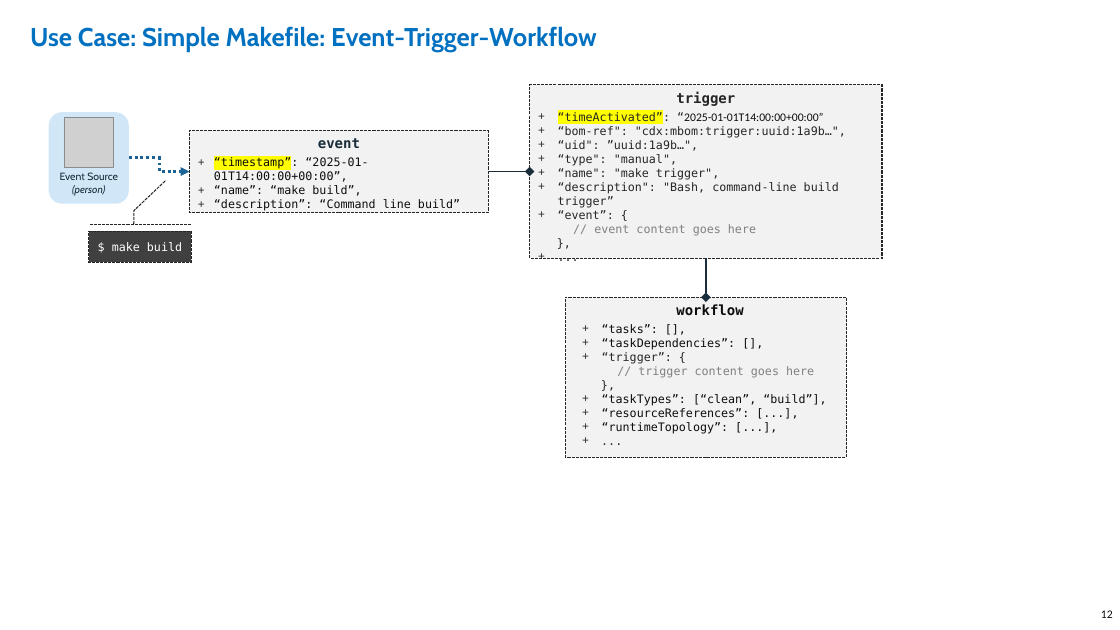
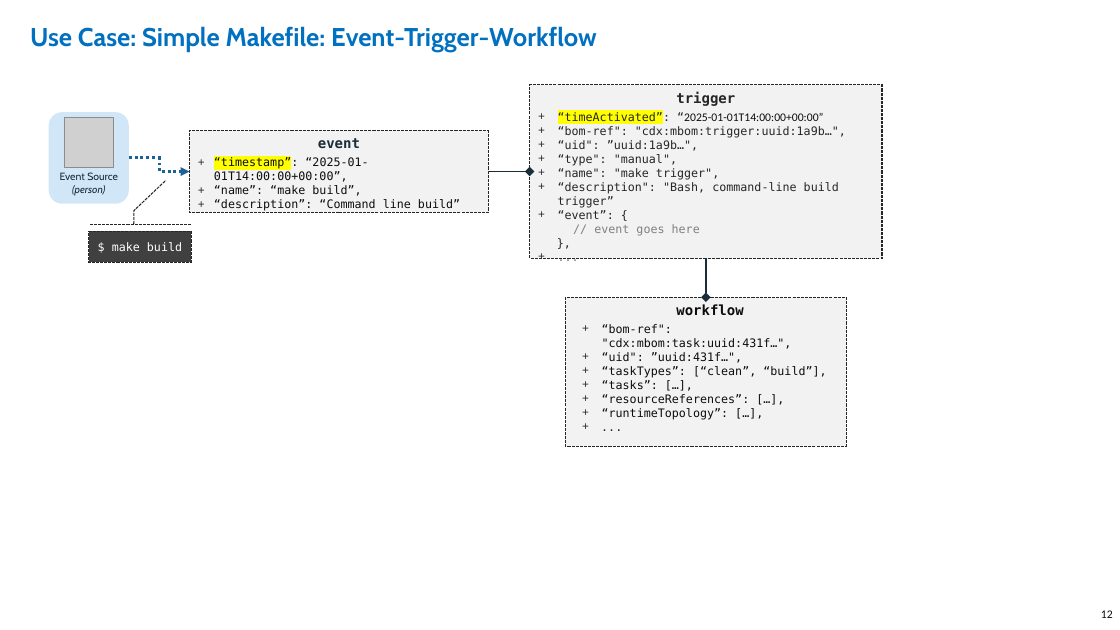
Before and after one commit to CycloneDX/guides, a slide deck: slide 12 of MBOM/en/images/CycloneDX-Formulation-diagrams.pptx. Drawn at 1120x630 pixels with LibreOffice and Linux fonts; fonts in the diff are those of the drawing; grey boxes stand for pictures. Boxes give left, top, right and bottom in pixels: in the first picture for what was removed or moved away, otherwise in the second. Text is boxed around its words. In the diff, an @@ line names an element or a change of style, - is before the commit and + after.

Commit message:
Initial contributions for MBOM guide

```diff
--- a/MBOM/en/images/CycloneDX-Formulation-diagrams.pptx
+++ b/MBOM/en/images/CycloneDX-Formulation-diagrams.pptx
@@ rectangle "trigger" at <box>530,85,882,258</box>: text colour #262626 to #808080 in "..." @@
@@ text in rectangle at <box>594,224,700,236</box>: text changed @@
-  // event content goes here
+  // event goes here
@@ rectangle "workflow": place and size @@
-rectangle "workflow" at <box>565,297,846,457</box>
+rectangle "workflow" at <box>565,297,846,446</box>
@@ text in rectangle at <box>602,324,792,363</box>: text changed @@
-+ “tasks”: [],
-+ “taskDependencies”: [],
-+ “trigger”: {
-  // trigger content goes here
-},
++ “bom-ref": "cdx:mbom:task:uuid:431f…",
++ “uid": ”uuid:431f…",
@@ text in rectangle at <box>602,380,750,420</box>: text changed @@
-+ “resourceReferences”: [...],
-+ “runtimeTopology”: [...],
++ “tasks”: […],
++ “resourceReferences”: […],
++ “runtimeTopology”: […],
```
Also in this commit, not shown: 1 other slide changed, 3 other files.
